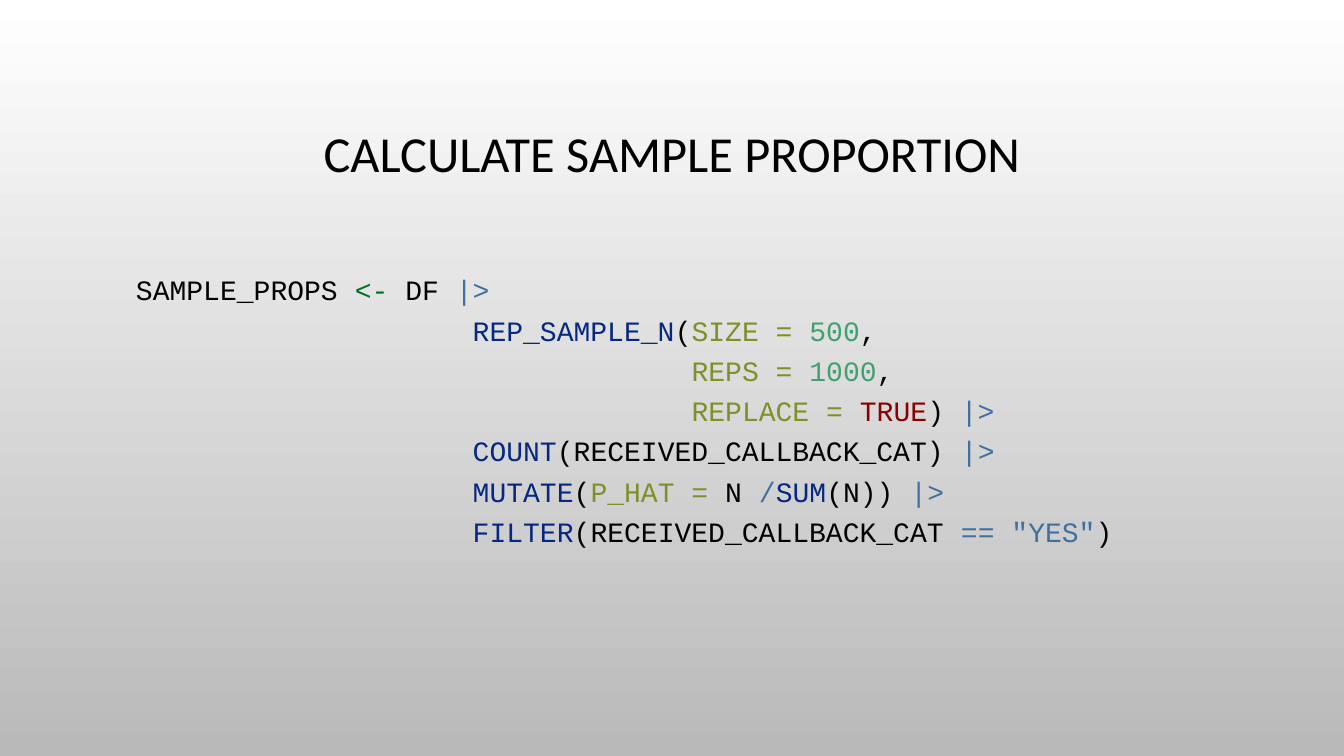
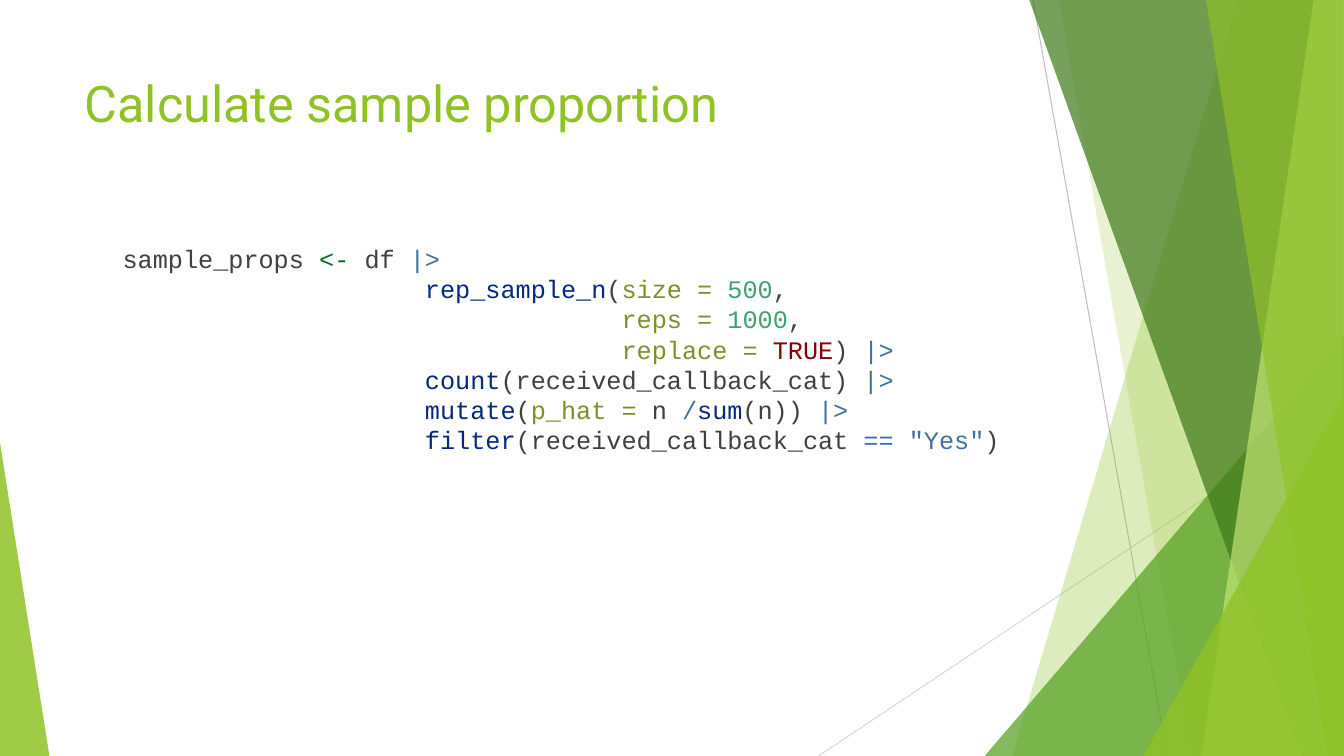
Before and after one commit to himalayahall/CUNY-DATA606, a slide deck: slide 5 of Project/Hakim-Project.pptx. Drawn at 1344x756 pixels with LibreOffice and Linux fonts; fonts in the diff are those of the drawing; background and template pictures are left out. Boxes give left, top, right and bottom in pixels: in the first picture for what was removed or moved away, otherwise in the second. Text is boxed around its words. In the diff, an @@ line names an element or a change of style, - is before the commit and + after.

```diff
--- a/Project/Hakim-Project.pptx
+++ b/Project/Hakim-Project.pptx
@@ background picture (left out) to #FFFFFF @@
@@ title "Calculate sample proportion" at [85,84,718,133]: vertical alignment middle to top @@
@@ title at [85,84,718,133]: text changed; font Calibri to Roboto; text colour #000000 to #90C226 @@
-CALCULATE SAMPLE PROPORTION
+Calculate sample proportion
@@ text at [123,249,1000,455]: text changed; size 20 to 18 pt; text colour #000000 to #404040 @@
-SAMPLE_PROPS <- DF |>
-REP_SAMPLE_N(SIZE = 500,
-REPS = 1000,
-REPLACE = TRUE) |>
-COUNT(RECEIVED_CALLBACK_CAT) |>
-MUTATE(P_HAT = N /SUM(N)) |>
-FILTER(RECEIVED_CALLBACK_CAT == "YES")
+sample_props <- df |>
+rep_sample_n(size = 500,
+reps = 1000,
+replace = TRUE) |>
+count(received_callback_cat) |>
+mutate(p_hat = n /sum(n)) |>
+filter(received_callback_cat == "Yes")
@@ group added at [0,0,1344,756]: 5 freeform shapes, 3 triangles, 2 lines @@
```
Also in this commit, not shown: 15 other slides changed, 1 slide added, 1 slide removed, 2 other files.
